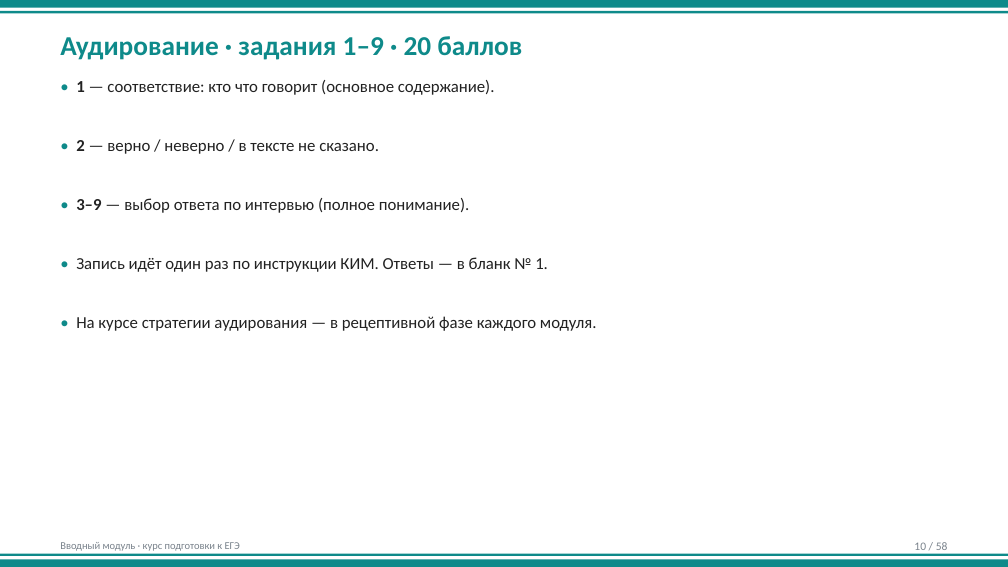
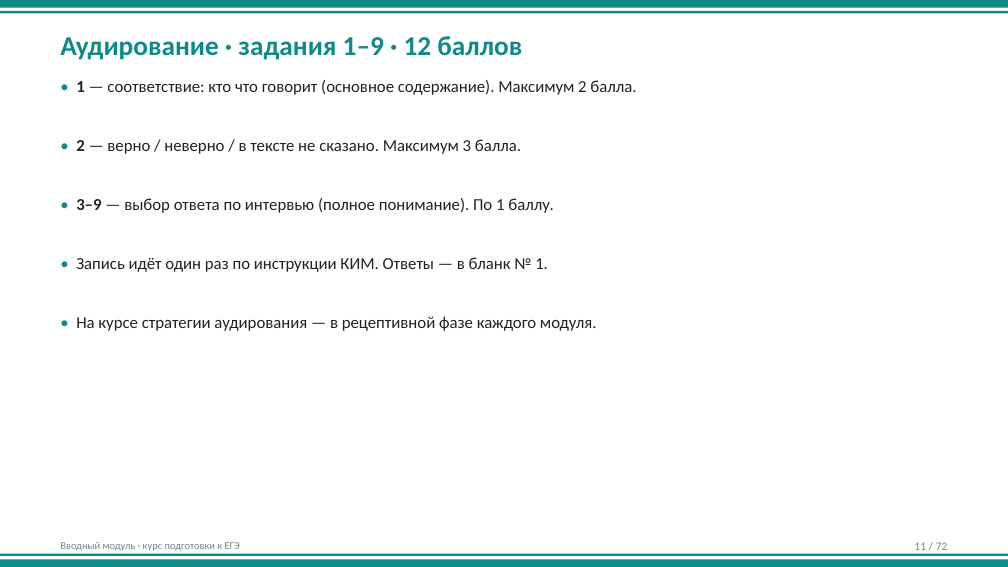
Before and after one commit to munlightshadow/music, a slide deck: slide 11 of ege-english-course/03-curriculum/intro-student/вводный-модуль.pptx (slide 10 before the commit). Drawn at 1008x567 pixels with LibreOffice and Linux fonts; fonts in the diff are those of the drawing. Boxes give left, top, right and bottom in pixels: in the first picture for what was removed or moved away, otherwise in the second. Text is boxed around its words. In the diff, an @@ line names an element or a change of style, - is before the commit and + after.

```diff
--- a/ege-english-course/03-curriculum/intro-student/вводный-модуль.pptx
+++ b/ege-english-course/03-curriculum/intro-student/вводный-модуль.pptx
@@ text at (60, 36, 522, 60): text changed @@
-Аудирование · задания 1–9 · 20 баллов
+Аудирование · задания 1–9 · 12 баллов
@@ text at (76, 80, 636, 95): text changed @@
-• 1 — соответствие: кто что говорит (основное содержание).
+• 1 — соответствие: кто что говорит (основное содержание). Максимум 2 балла.
@@ text at (76, 139, 521, 154): text changed @@
-• 2 — верно / неверно / в тексте не сказано.
+• 2 — верно / неверно / в тексте не сказано. Максимум 3 балла.
@@ text at (76, 198, 553, 213): text changed @@
-• 3–9 — выбор ответа по интервью (полное понимание).
+• 3–9 — выбор ответа по интервью (полное понимание). По 1 баллу.
@@ text at (914, 542, 948, 550): text changed @@
-10 / 58
+11 / 72
```
Also in this commit, not shown: 51 other slides changed, 20 slides added, 6 slides removed, 38 other files.
